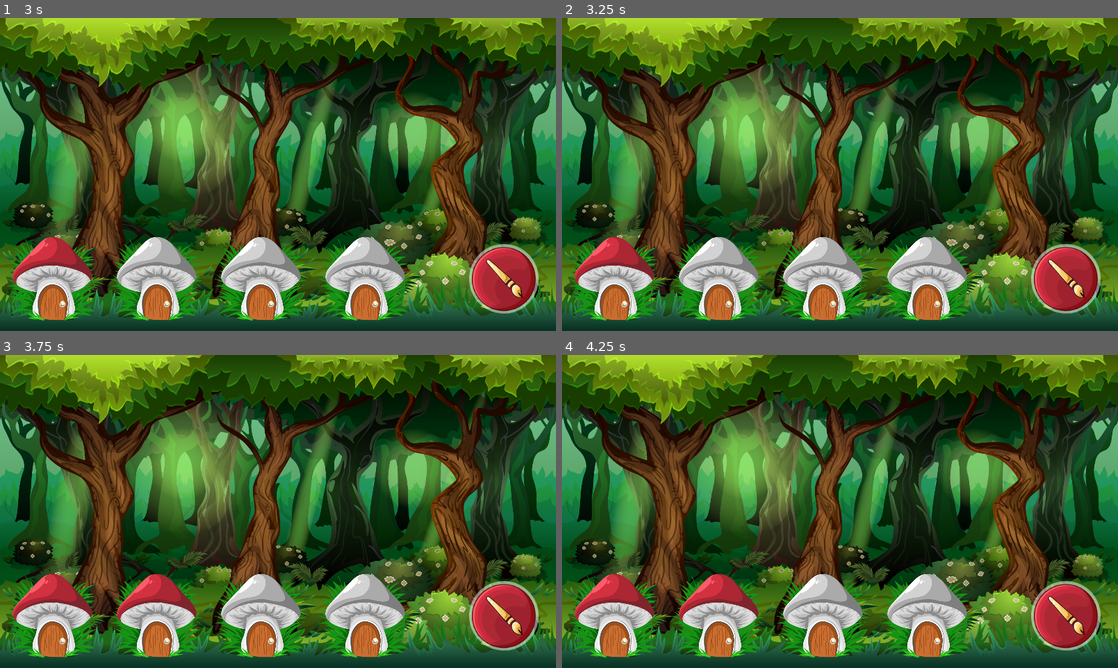
Above: before the commit, frames 1-4 (two rows, left to right).
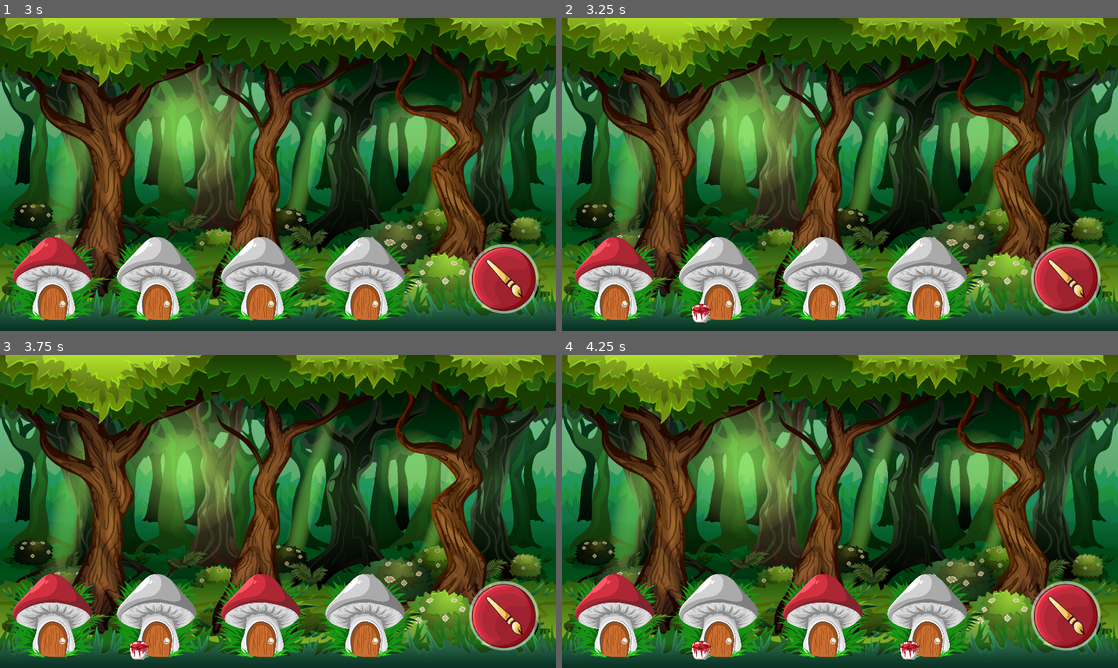
Above: after the commit, the same moments.

Repository: kosinaz/divergica
Game: Godot game, scene res://scenes/home.tscn
Two runs of this game, one before a commit and one after it. Both use one fixed random seed, a clock stepped at 60 frames per second and the inputs below.
Inputs (mouse positions are in pixels of both pictures, inside the frame that each line leads up to):
- Up to frame 1 (3 s): click (278, 265) at 0.5 s; click (278, 265) at 1.25 s; click (139, 102) at 2 s; click (505, 277) at 2.75 s
- Up to frame 2 (3.25 s): no input
- Up to frame 3 (3.75 s): click (505, 614) at 3.5 s
- Up to frame 4 (4.25 s): no input

Frame 1 is identical in both runs. In frame 2, 0.2% of the frame differs, in the area x 23-27%, y 91-98%; in frame 3, 1.9%; in frame 4, 2.1%, in the area x 21-65%, y 70-98%.

Commit message:
and paint buckets and sounds

Diff:
--- a/divergica/scenes/level1.gd
+++ b/divergica/scenes/level1.gd
@@ -1,9 +1,21 @@
 extends Node2D
 
 var current_mushroom = 0
+var turn = 0
+
+func _show_next_mushroom():
+	if turn == 1: return
+	if current_mushroom > 3:
+		current_mushroom = 0
+		turn += 1
+		return
+	$"Paints".get_child(current_mushroom).show()
+	$"Paints".get_child(current_mushroom).get_child(0).play()
+	current_mushroom += 1
 
 func _on_paint_button_pressed():
 	if current_mushroom > 3:
 		return
 	$"Mushrooms".get_child(current_mushroom).texture = load("res://assets/mushroom_painted.png")
+	$"Mushrooms".get_child(current_mushroom).get_child(0).play()
 	current_mushroom += 1
--- a/divergica/scenes/level1.tscn
+++ b/divergica/scenes/level1.tscn
@@ -1,9 +1,18 @@
-[gd_scene load_steps=5 format=2]
+[gd_scene load_steps=14 format=2]
 
 [ext_resource path="res://scenes/level1.gd" type="Script" id=1]
 [ext_resource path="res://assets/level_bg.png" type="Texture" id=2]
 [ext_resource path="res://assets/mushroom.png" type="Texture" id=3]
 [ext_resource path="res://assets/paint_button.png" type="Texture" id=4]
+[ext_resource path="res://assets/paint.png" type="Texture" id=5]
+[ext_resource path="res://assets/c1.mp3" type="AudioStream" id=6]
+[ext_resource path="res://assets/d1.mp3" type="AudioStream" id=7]
+[ext_resource path="res://assets/e1.mp3" type="AudioStream" id=8]
+[ext_resource path="res://assets/f1.mp3" type="AudioStream" id=9]
+[ext_resource path="res://assets/c2.mp3" type="AudioStream" id=10]
+[ext_resource path="res://assets/e2.mp3" type="AudioStream" id=11]
+[ext_resource path="res://assets/d2.mp3" type="AudioStream" id=12]
+[ext_resource path="res://assets/f2.mp3" type="AudioStream" id=13]
 
 [node name="Level" type="Node2D"]
 script = ExtResource( 1 )
@@ -21,20 +30,86 @@
 scale = Vector2( 0.4, 0.4 )
 texture = ExtResource( 3 )
 
+[node name="C2" type="AudioStreamPlayer2D" parent="Mushrooms/Mushroom1"]
+position = Vector2( -240, -1200 )
+scale = Vector2( 2.5, 2.5 )
+stream = ExtResource( 10 )
+
 [node name="Mushroom2" type="Sprite" parent="Mushrooms"]
 position = Vector2( 288, 480 )
 scale = Vector2( 0.4, 0.4 )
 texture = ExtResource( 3 )
+
+[node name="D2" type="AudioStreamPlayer2D" parent="Mushrooms/Mushroom2"]
+position = Vector2( -720, -1200 )
+scale = Vector2( 2.5, 2.5 )
+stream = ExtResource( 12 )
 
 [node name="Mushroom3" type="Sprite" parent="Mushrooms"]
 position = Vector2( 480, 480 )
 scale = Vector2( 0.4, 0.4 )
 texture = ExtResource( 3 )
 
+[node name="E2" type="AudioStreamPlayer2D" parent="Mushrooms/Mushroom3"]
+position = Vector2( -1200, -1200 )
+scale = Vector2( 2.5, 2.5 )
+stream = ExtResource( 11 )
+
 [node name="Mushroom4" type="Sprite" parent="Mushrooms"]
 position = Vector2( 672, 480 )
 scale = Vector2( 0.4, 0.4 )
 texture = ExtResource( 3 )
+
+[node name="F2" type="AudioStreamPlayer2D" parent="Mushrooms/Mushroom4"]
+position = Vector2( -1680, -1200 )
+scale = Vector2( 2.5, 2.5 )
+stream = ExtResource( 13 )
+
+[node name="Paints" type="Node" parent="."]
+
+[node name="Paint1" type="Sprite" parent="Paints"]
+visible = false
+position = Vector2( 64, 544 )
+scale = Vector2( 0.108025, 0.108025 )
+texture = ExtResource( 5 )
+
+[node name="C1" type="AudioStreamPlayer2D" parent="Paints/Paint1"]
+position = Vector2( -592.457, -5035.89 )
+scale = Vector2( 9.25714, 9.25714 )
+stream = ExtResource( 6 )
+
+[node name="Paint2" type="Sprite" parent="Paints"]
+visible = false
+position = Vector2( 256, 544 )
+scale = Vector2( 0.108025, 0.108025 )
+texture = ExtResource( 5 )
+
+[node name="D1" type="AudioStreamPlayer2D" parent="Paints/Paint2"]
+position = Vector2( -2369.83, -5035.88 )
+scale = Vector2( 9.25714, 9.25714 )
+stream = ExtResource( 7 )
+
+[node name="Paint3" type="Sprite" parent="Paints"]
+visible = false
+position = Vector2( 448, 544 )
+scale = Vector2( 0.108025, 0.108025 )
+texture = ExtResource( 5 )
+
+[node name="E1" type="AudioStreamPlayer2D" parent="Paints/Paint3"]
+position = Vector2( -4147.2, -5035.88 )
+scale = Vector2( 9.25714, 9.25714 )
+stream = ExtResource( 8 )
+
+[node name="Paint4" type="Sprite" parent="Paints"]
+visible = false
+position = Vector2( 640, 544 )
+scale = Vector2( 0.108025, 0.108025 )
+texture = ExtResource( 5 )
+
+[node name="F1" type="AudioStreamPlayer2D" parent="Paints/Paint4"]
+position = Vector2( -5924.57, -5035.88 )
+scale = Vector2( 9.25714, 9.25714 )
+stream = ExtResource( 9 )
 
 [node name="PaintButton" type="TextureButton" parent="."]
 margin_left = 864.0
@@ -43,4 +118,8 @@
 margin_bottom = 544.0
 texture_normal = ExtResource( 4 )
 
+[node name="Timer" type="Timer" parent="."]
+autostart = true
+
 [connection signal="pressed" from="PaintButton" to="." method="_on_paint_button_pressed"]
+[connection signal="timeout" from="Timer" to="." method="_show_next_mushroom"]
Not shown, added: divergica/assets/c1.mp3.import
Not shown, added: divergica/assets/c2.mp3.import
Not shown, added: divergica/assets/d1.mp3.import
Not shown, added: divergica/assets/d2.mp3.import
Not shown, added: divergica/assets/e1.mp3.import
Not shown, added: divergica/assets/e2.mp3.import
Not shown, added: divergica/assets/f1.mp3.import
Not shown, added: divergica/assets/f2.mp3.import
Binary file added: divergica/assets/paint.png
Not shown, added: divergica/assets/paint.png.import
Not shown, added: divergica/assets/c1.mp3
Not shown, added: divergica/assets/c2.mp3
(and 6 more such lines)
